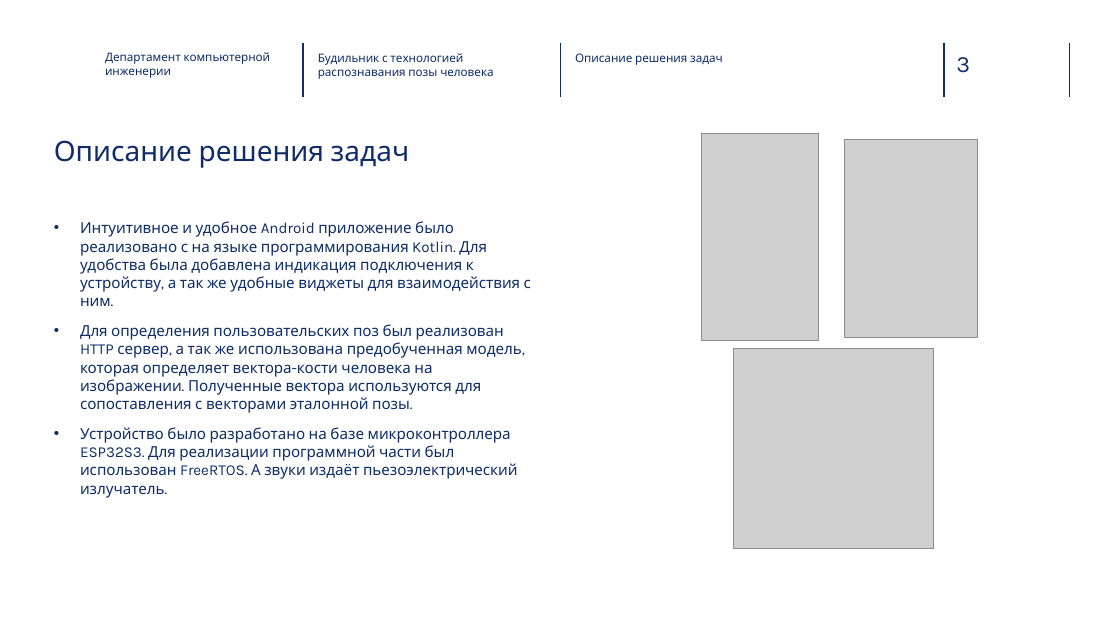
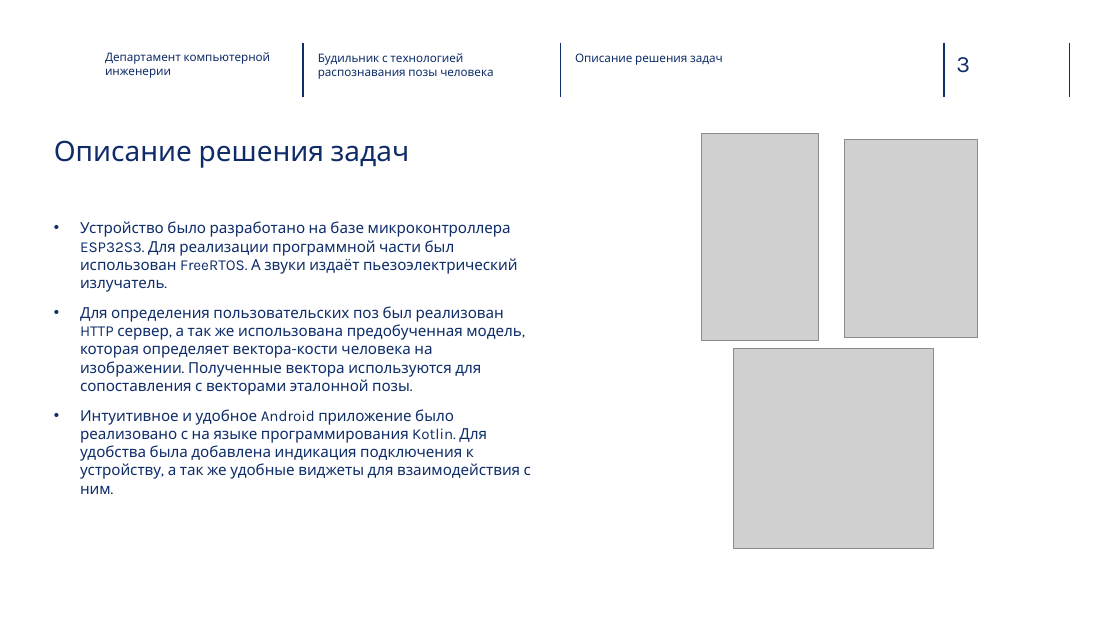
Before and after one commit to SynKolbasyn/alarm_clock, a slide deck: slide 3 of docs/alarm_clock.pptx. Drawn at 1120x630 pixels with LibreOffice and Linux fonts; fonts in the diff are those of the drawing; grey boxes stand for pictures; background and template pictures are left out. Boxes give left, top, right and bottom in pixels: in the first picture for what was removed or moved away, otherwise in the second. Text is boxed around its words. In the diff, an @@ line names an element or a change of style, - is before the commit and + after.

Commit message:
refactor(pptx)

```diff
--- a/docs/alarm_clock.pptx
+++ b/docs/alarm_clock.pptx
@@ text at [80, 221, 521, 395]: paragraphs added @@
+• Устройство было разработано на базе микроконтроллера ESP32S3. Для реализации программной части был использован FreeRTOS. А звуки издаёт пьезоэлектрический излучатель.
+• Для определения пользовательских поз был реализован HTTP сервер, а так же использована предобученная модель, которая определяет вектора-кости человека на изображении. Полученные вектора используются для сопоставления с векторами эталонной позы.
@@ text at [80, 324, 521, 498]: paragraphs removed @@
-• Для определения пользовательских поз был реализован HTTP сервер, а так же использована предобученная модель, которая определяет вектора-кости человека на изображении. Полученные вектора используются для сопоставления с векторами эталонной позы.
-• Устройство было разработано на базе микроконтроллера ESP32S3. Для реализации программной части был использован FreeRTOS. А звуки издаёт пьезоэлектрический излучатель.
```
Also in this commit, not shown: 1 other slide changed, 3 slides added.
